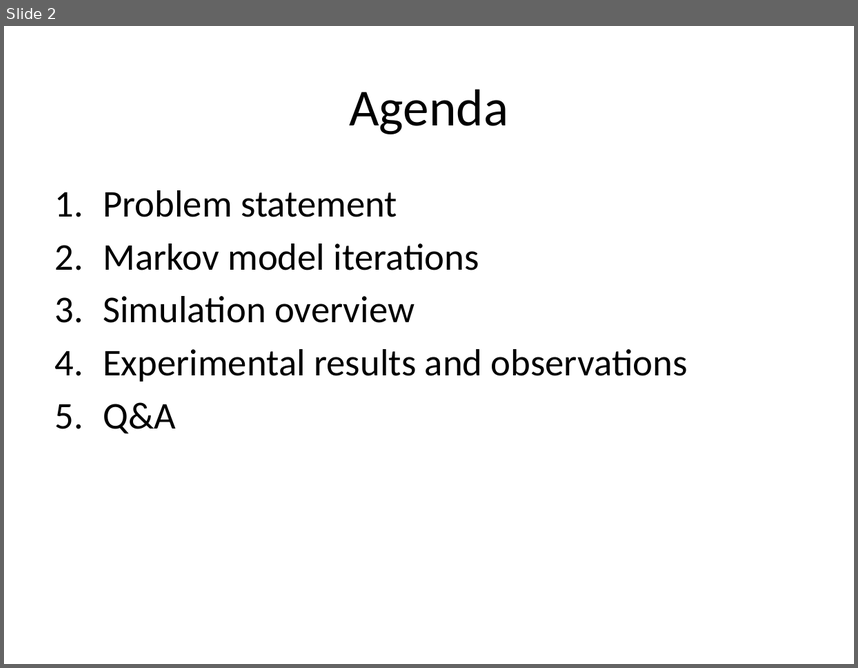
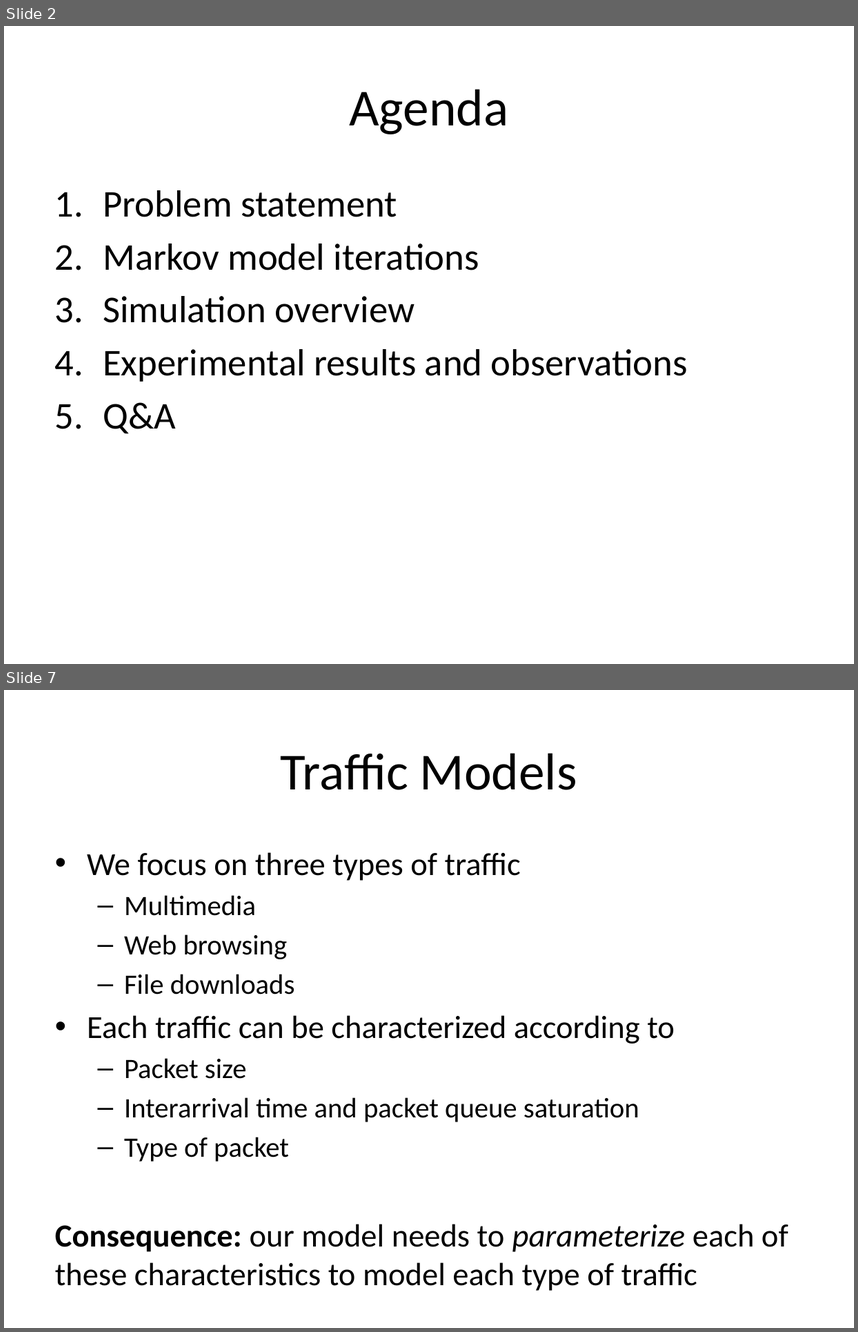
Before and after one commit to tamirh-uci/HeteroTrafficModels, a slide deck: presentation/slides.pptx. Shown one above the other, each under a label of ours: slide 2 before the commit, slides 2 and 7 after it; the slides between them are not shown. The pictures are 858x668 and 858x1332 pixels, drawn with LibreOffice and Linux fonts; fonts in the diff are those of the drawing. Boxes give left, top, right and bottom in pixels: in the first picture for what was removed or moved away, otherwise in the second. Text is boxed around its words. In the diff, an @@ line names an element or a change of style, - is before the commit and + after.

```diff
--- a/presentation/slides.pptx
+++ b/presentation/slides.pptx
@@ slide 7 added at box(4, 690, 854, 1328), background #FFFFFF @@
@@ title added at box(281, 753, 577, 790), 44 pt, text #000000 @@
+Traffic Models
@@ text added at box(55, 852, 789, 1290), 27.2 pt, text #000000 @@
+• We focus on three types of traffic
+  – Multimedia
+  – Web browsing
+  – File downloads
+• Each traffic can be characterized according to
+  – Packet size
+  – Interarrival time and packet queue saturation
+  – Type of packet
+Consequence: our model needs to parameterize each of these characteristics to model each type of traffic
```
Also in this commit, not shown: 7 slides changed, 12 other slides added.
